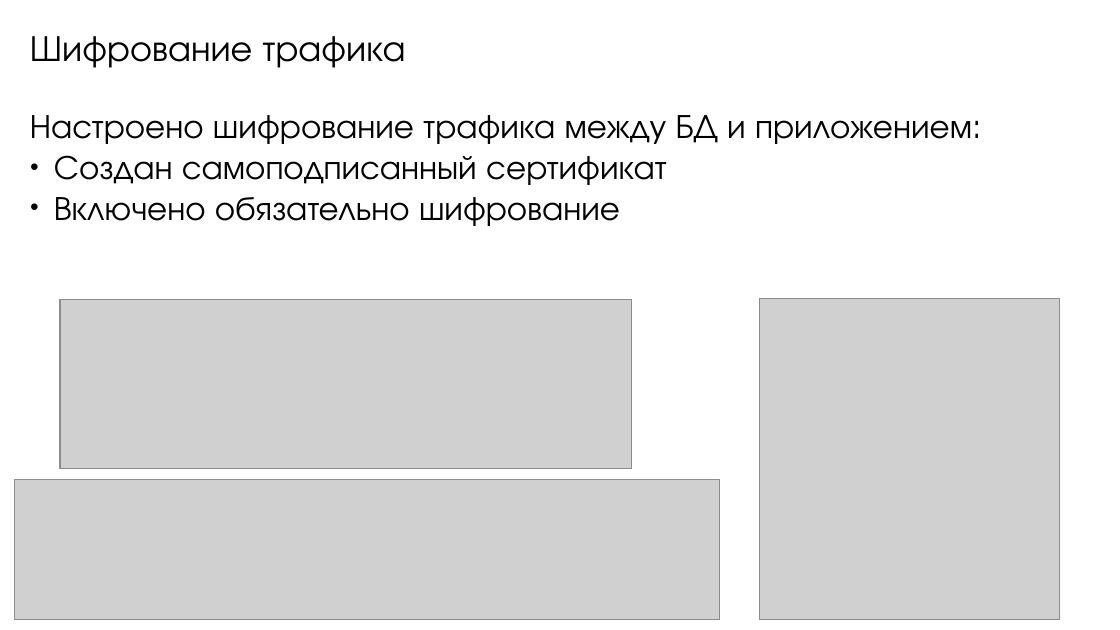
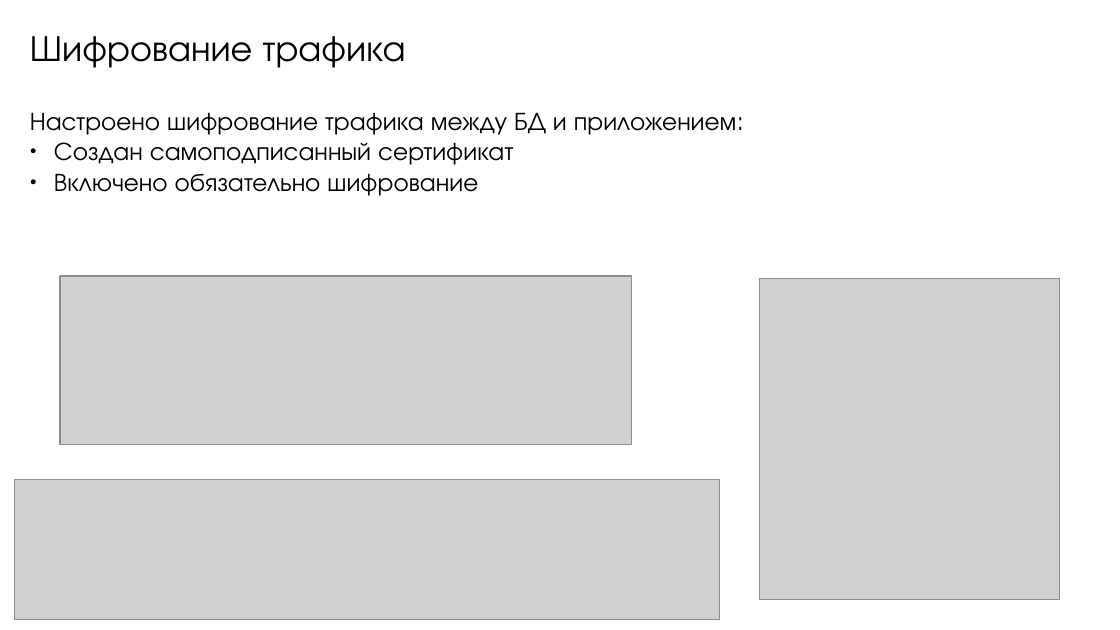
Before and after one commit to mrypdm/bsbd_kursach, a slide deck: slide 7 of docs/ИУ8-81. БСБД. Презентация. Шаповалов.odp (slide 14 before the commit). Drawn at 1120x630 pixels with LibreOffice and Linux fonts; fonts in the diff are those of the drawing; grey boxes stand for pictures. Boxes give left, top, right and bottom in pixels: in the first picture for what was removed or moved away, otherwise in the second. Text is boxed around its words. In the diff, an @@ line names an element or a change of style, - is before the commit and + after.

```diff
--- a/docs/ИУ8-81. БСБД. Презентация. Шаповалов.odp
+++ b/docs/ИУ8-81. БСБД. Презентация. Шаповалов.odp
@@ text "Настроено шифрование трафика между БД ..." at (x1=30, y1=112, x2=737, y2=196): size 24 to 18 pt @@
@@ picture moved from (x1=60, y1=300, x2=631, y2=469) to (x1=60, y1=276, x2=631, y2=445) @@
@@ picture moved from (x1=760, y1=299, x2=1060, y2=620) to (x1=760, y1=278, x2=1060, y2=600) @@
```
Also in this commit, not shown: 7 other slides changed, 2 slides added, 9 slides removed, 6 other files.
